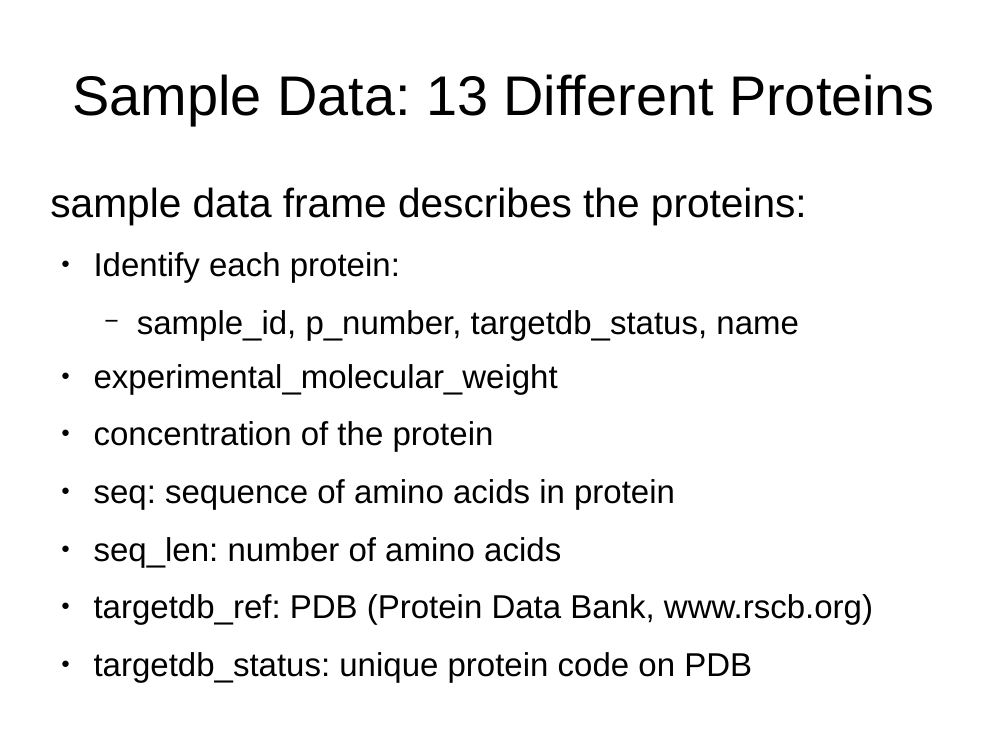
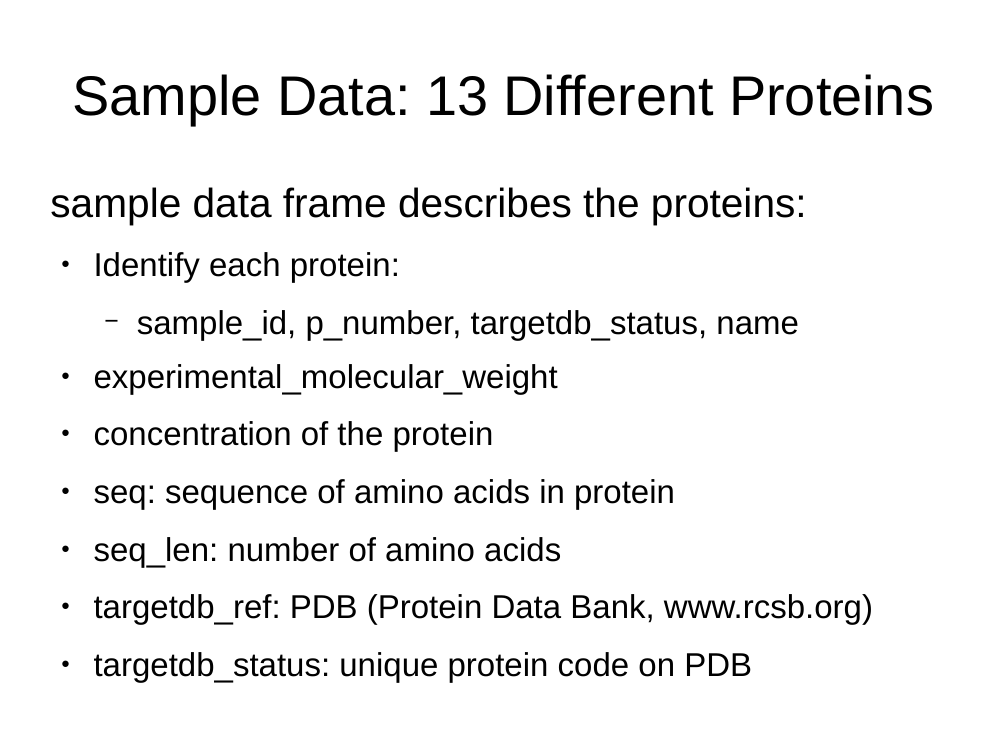
Before and after one commit to ubccr/hsws, a slide deck: slide 23 of slides/project-intro.odp. Drawn at 1008x756 pixels with LibreOffice and Linux fonts; fonts in the diff are those of the drawing. Boxes give left, top, right and bottom in pixels: in the first picture for what was removed or moved away, otherwise in the second. Text is boxed around its words. In the diff, an @@ line names an element or a change of style, - is before the commit and + after.

```diff
--- a/slides/project-intro.odp
+++ b/slides/project-intro.odp
@@ text at bbox=[94, 594, 873, 625]: text changed @@
-● targetdb_ref: PDB (Protein Data Bank, www.rscb.org)
+● targetdb_ref: PDB (Protein Data Bank, www.rcsb.org)
```
Also in this commit, not shown: 6 other slides changed, 3 slides added, 2 slides removed, 1 other file.
